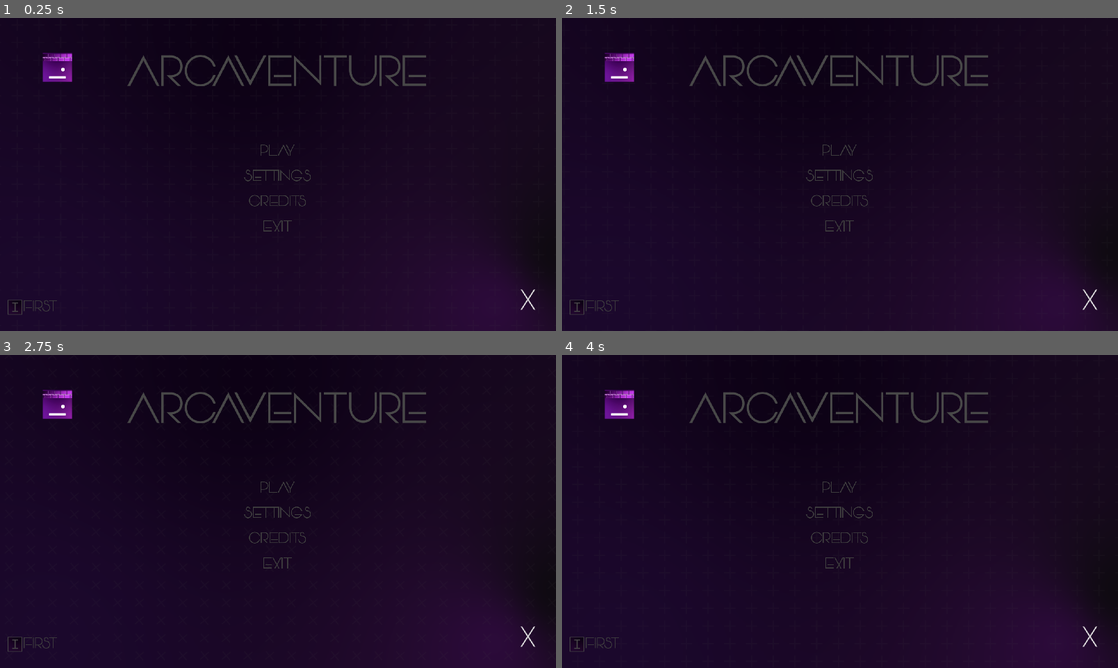
Above: before the commit, frames 1-4 (two rows, left to right).
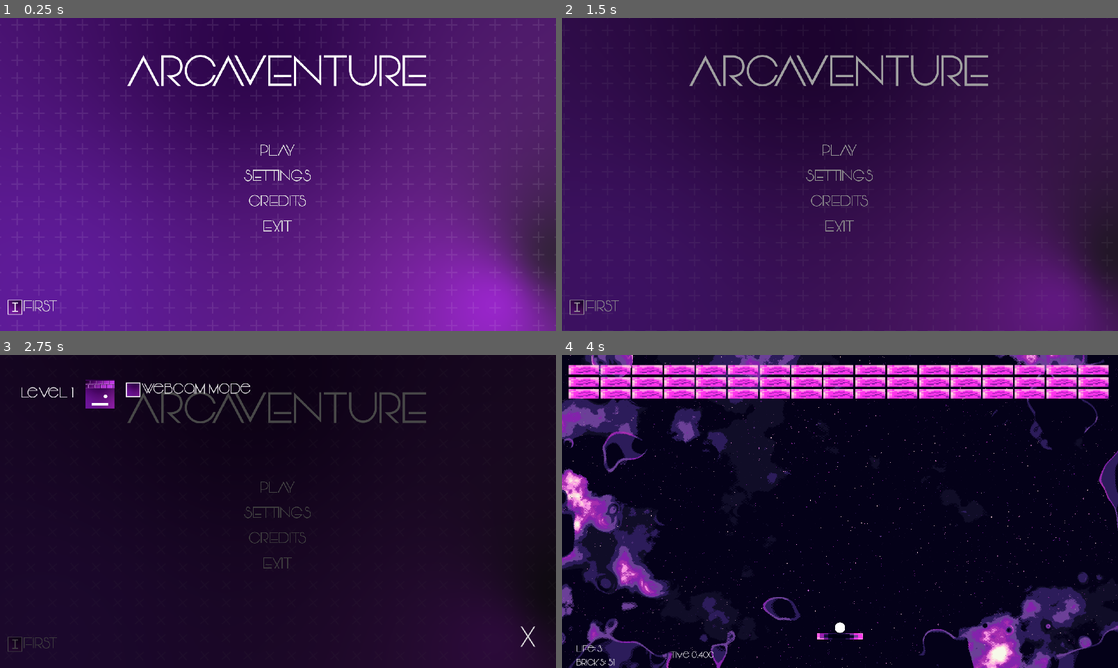
Above: after the commit, the same moments.

Repository: QuirrelForU/Arcaventure
Game: Godot game, scene res://BaseMenu/BaseMenu.tscn
Same seed, same stepped clock (60 frames per second), same inputs: the game is played once before the commit and once after it.
Inputs (mouse positions are in pixels of both pictures, inside the frame that each line leads up to):
- Up to frame 1 (0.25 s): no input
- Up to frame 2 (1.5 s): click (617, 68) at 0.52 s; click "PLAY" at 1.25 s
- Up to frame 3 (2.75 s): click (189, 389) at 2 s, where only the run after the commit has a clickable "WebCam mode"
- Up to frame 4 (4 s): click "PLAY" at 2.75 s; click (662, 392) at 3.52 s

The runs differ from the first frame. In frame 1, 100% of the frame differs, in the area x 0-100%, y 0-100%; in frame 2, 100%; in frame 3, 1.4%; in frame 4, 33%.
Error in both runs: Invalid get index 'current_resolution_index' (on base: 'Nil'). (res://BaseMenu/SaverLoader.gd:19)

Commit message:
saving webcam mode

Diff:
--- a/game/Arkanoid/LevelFirst/LevelFirst.tscn
+++ b/game/Arkanoid/LevelFirst/LevelFirst.tscn
@@ -16,6 +16,7 @@
 [ext_resource path="res://Arkanoid/LevelFirst/Stats.gd" type="Script" id=14]
 [ext_resource path="res://Arkanoid/boosters/pick_up.mp3" type="AudioStream" id=15]
 [ext_resource path="res://Arkanoid/sfx/failed.wav" type="AudioStream" id=16]
+[ext_resource path="res://Arkanoid/LevelFirst/LoadSettings.gd" type="Script" id=17]
 
 [sub_resource type="RectangleShape2D" id=4]
 extents = Vector2( 256, 255 )
@@ -28,6 +29,9 @@
 __meta__ = {
 "_edit_lock_": true
 }
+
+[node name="LoadSettings" type="Node" parent="."]
+script = ExtResource( 17 )
 
 [node name="SpaceBackground" type="Sprite" parent="."]
 position = Vector2( 960, 540 )
--- a/game/BaseMenu/OneMoreScript.gd
+++ b/game/Arkanoid/LevelFirst/LoadSettings.gd
@@ -1,4 +1,4 @@
-extends Button
+extends Node
 
 
 # Declare member variables here. Examples:
--- a/game/BaseMenu/BaseMenu.tscn
+++ b/game/BaseMenu/BaseMenu.tscn
@@ -16,6 +16,8 @@
 [ext_resource path="res://BaseMenu/profile_icons/second.png" type="Texture" id=14]
 [ext_resource path="res://BaseMenu/profile_icons/third.png" type="Texture" id=15]
 [ext_resource path="res://BaseMenu/game_icons/Arkanoid.png" type="Texture" id=16]
+[ext_resource path="res://BaseMenu/GameSettingsSaver.gd" type="Script" id=17]
+[ext_resource path="res://BaseMenu/GameMenus.gd" type="Script" id=18]
 
 [sub_resource type="Animation" id=1]
 resource_name = "PlusesSlide"
@@ -307,38 +309,15 @@
 icon_align = 2
 
 [node name="GameMenus" type="Control" parent="."]
-anchor_right = 1.0
-anchor_bottom = 1.0
+visible = false
+anchor_right = 1.0
+anchor_bottom = 1.0
+script = ExtResource( 18 )
 __meta__ = {
 "_edit_lock_": true
 }
 
 [node name="ColorRect" type="ColorRect" parent="GameMenus"]
-anchor_right = 1.0
-anchor_bottom = 1.0
-color = Color( 0, 0, 0, 0.713726 )
-
-[node name="GridContainer" type="GridContainer" parent="GameMenus"]
-anchor_right = 1.0
-anchor_bottom = 1.0
-margin_left = 148.0
-margin_top = 120.0
-margin_right = -148.0
-margin_bottom = -120.0
-
-[node name="TextureButton" type="TextureButton" parent="GameMenus/GridContainer"]
-margin_right = 100.0
-margin_bottom = 100.0
-rect_min_size = Vector2( 100, 100 )
-texture_normal = ExtResource( 16 )
-expand = true
-
-[node name="ArkanoidLevels" type="Control" parent="GameMenus"]
-visible = false
-anchor_right = 1.0
-anchor_bottom = 1.0
-
-[node name="ColorRect" type="ColorRect" parent="GameMenus/ArkanoidLevels"]
 anchor_right = 1.0
 anchor_bottom = 1.0
 color = Color( 0, 0, 0, 0.713726 )
@@ -357,6 +336,49 @@
 text = "X"
 icon_align = 2
 
+[node name="VBoxContainer" type="VBoxContainer" parent="GameMenus"]
+anchor_top = 0.5
+anchor_bottom = 0.5
+margin_left = 74.0
+margin_top = -455.0
+margin_right = 798.0
+margin_bottom = 540.0
+
+[node name="HBoxContainer" type="HBoxContainer" parent="GameMenus/VBoxContainer"]
+margin_right = 795.0
+margin_bottom = 100.0
+custom_constants/separation = 40
+
+[node name="Label" type="Label" parent="GameMenus/VBoxContainer/HBoxContainer"]
+margin_top = 14.0
+margin_right = 181.0
+margin_bottom = 85.0
+custom_fonts/font = ExtResource( 10 )
+text = "Level 1"
+
+[node name="ArkanoidLevel1" type="TextureButton" parent="GameMenus/VBoxContainer/HBoxContainer"]
+margin_left = 221.0
+margin_right = 321.0
+margin_bottom = 100.0
+rect_min_size = Vector2( 100, 100 )
+texture_normal = ExtResource( 16 )
+expand = true
+
+[node name="SettingsList" type="VBoxContainer" parent="GameMenus/VBoxContainer/HBoxContainer"]
+margin_left = 361.0
+margin_right = 795.0
+margin_bottom = 100.0
+
+[node name="WebcamModeCheckbox" type="CheckBox" parent="GameMenus/VBoxContainer/HBoxContainer/SettingsList"]
+margin_right = 434.0
+margin_bottom = 71.0
+theme = ExtResource( 9 )
+custom_fonts/font = ExtResource( 10 )
+text = "WebCam mode"
+
+[node name="GameSettingsSaver" type="Node" parent="GameMenus"]
+script = ExtResource( 17 )
+
 [node name="Settings" type="Control" parent="."]
 visible = false
 anchor_right = 1.0
@@ -492,6 +514,7 @@
 [connection signal="item_selected" from="ChoosingProfile/ProfilesChoose" to="ChoosingProfile" method="_on_ProfilesChoose_item_selected"]
 [connection signal="pressed" from="Credits/CloseCreditsButton" to="MenuButtons" method="_on_CloseCreditsButton_pressed"]
 [connection signal="pressed" from="GameMenus/CloseGameMenusButton" to="MenuButtons" method="_on_CloseGameMenusButton_pressed"]
+[connection signal="pressed" from="GameMenus/VBoxContainer/HBoxContainer/ArkanoidLevel1" to="GameMenus" method="_on_ArkanoidLevel1_pressed"]
 [connection signal="item_selected" from="Settings/VBoxContainer/Res/OptionButton" to="Settings" method="_on_OptionButton_item_selected"]
 [connection signal="pressed" from="Settings/VBoxContainer/Fullscreen/WindowedCheck" to="Settings" method="_on_WindowedCheck_pressed"]
 [connection signal="pressed" from="Settings/VBoxContainer/Fullscreen2/FullScreenCheck" to="Settings" method="_on_FullScreenCheck_pressed"]
--- /dev/null
+++ b/game/BaseMenu/GameMenus.gd
@@ -0,0 +1,10 @@
+extends Control
+
+var arkanoid_level_first = load("res://Arkanoid/LevelFirst/LevelFirst.tscn")
+
+
+onready var game_setting_saver = $GameSettingsSaver
+
+func _on_ArkanoidLevel1_pressed():
+	game_setting_saver.save_arkanoid_settings()
+	get_tree().change_scene_to(arkanoid_level_first)
--- /dev/null
+++ b/game/BaseMenu/GameSettingsSaver.gd
@@ -0,0 +1,9 @@
+extends Node
+
+
+
+
+func save_arkanoid_settings():
+	var new_arkanoid_settings = ArkanoidSettings.new()
+	new_arkanoid_settings.webcam_mode = $"../VBoxContainer/HBoxContainer/SettingsList/WebcamModeCheckbox".pressed
+	ResourceSaver.save("user://arkanoid_first_level.tres",new_arkanoid_settings)
--- /dev/null
+++ b/game/BaseMenu/arkanoid_settings_resource.gd
@@ -0,0 +1,5 @@
+class_name ArkanoidSettings
+extends Resource
+
+
+export var webcam_mode : bool
--- a/game/project.godot
+++ b/game/project.godot
@@ -9,6 +9,11 @@
 config_version=4
 
 _global_script_classes=[ {
+"base": "Resource",
+"class": "ArkanoidSettings",
+"language": "GDScript",
+"path": "res://BaseMenu/arkanoid_settings_resource.gd"
+}, {
 "base": "StaticBody2D",
 "class": "Brick",
 "language": "GDScript",
@@ -25,6 +30,7 @@
 "path": "res://BaseMenu/SaverLoader.gd"
 } ]
 _global_script_class_icons={
+"ArkanoidSettings": "",
 "Brick": "",
 "SavedGame": "",
 "SaverLoader": ""
Not shown: 1 places in game/Arkanoid/LevelFirst/LevelFirst.tscn that only renumber resources
Not shown: 1 places in game/BaseMenu/BaseMenu.tscn that only renumber resources
